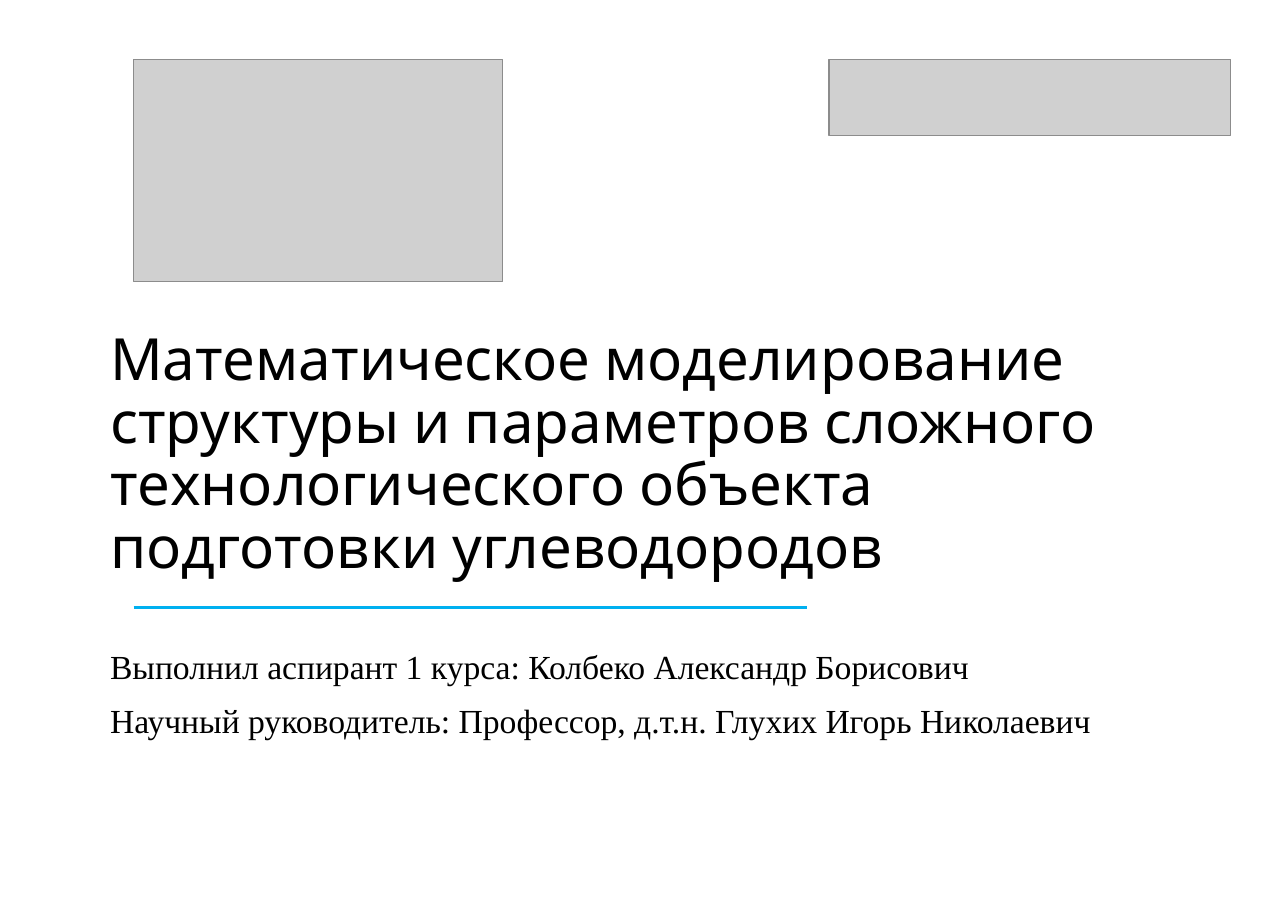
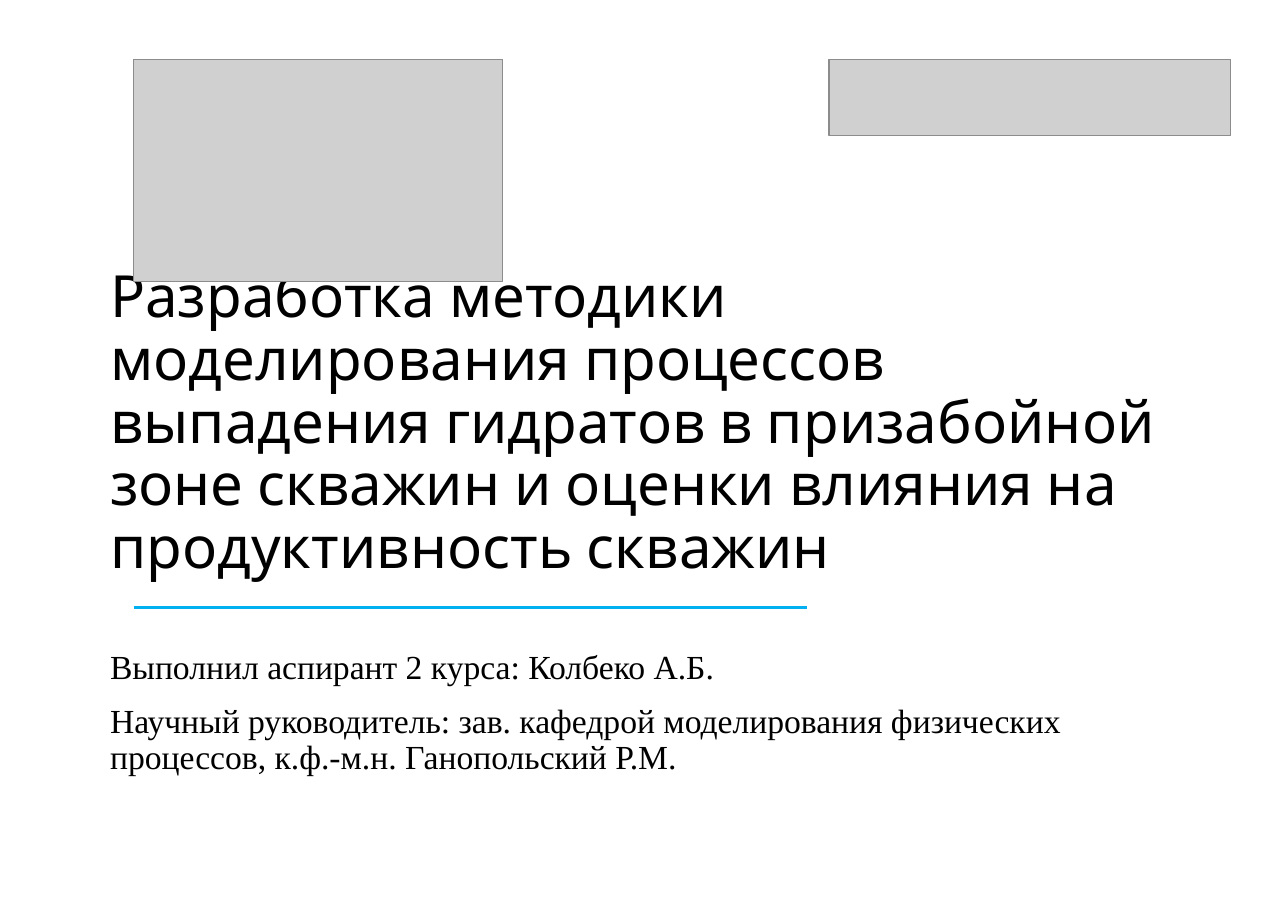
Before and after one commit to AlxndrKlbk/PhD_scriptorium, a slide deck: slide 1 of articles/2_курс/ТИУ конференция 04.2025/Колбеко презентация.pptx. Drawn at 1288x911 pixels with LibreOffice and Linux fonts; fonts in the diff are those of the drawing; grey boxes stand for pictures. Boxes give left, top, right and bottom in pixels: in the first picture for what was removed or moved away, otherwise in the second. Text is boxed around its words. In the diff, an @@ line names an element or a change of style, - is before the commit and + after.

```diff
--- a/articles/2_курс/ТИУ конференция 04.2025/Колбеко презентация.pptx
+++ b/articles/2_курс/ТИУ конференция 04.2025/Колбеко презентация.pptx
@@ title at (110, 262, 1155, 582): text changed @@
-Математическое моделирование структуры и параметров сложного технологического объекта подготовки углеводородов
+Разработка методики моделирования процессов выпадения гидратов в призабойной зоне скважин и оценки влияния на продуктивность скважин
@@ subtitle at (110, 655, 1061, 776): text changed @@
-Выполнил аспирант 1 курса: Колбеко Александр Борисович
-Научный руководитель: Профессор, д.т.н. Глухих Игорь Николаевич
+Выполнил аспирант 2 курса: Колбеко А.Б.
+Научный руководитель: зав. кафедрой моделирования физических процессов, к.ф.-м.н. Ганопольский Р.М.
```
Also in this commit, not shown: 5 other slides changed, 5 slides added, 12 slides removed, 2 other files.
